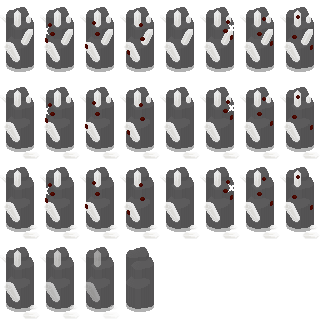
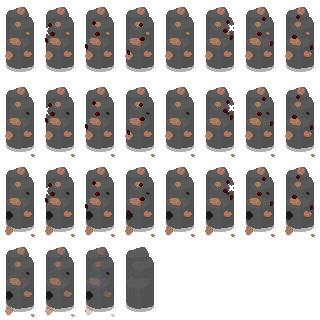
Layers edited between the first and the second 320×320 image:
added layer "jasper 03" in group "rock 03 #1" over [5, 7, 315, 317]
hid "quartz copy" over [0, 10, 320, 319]
